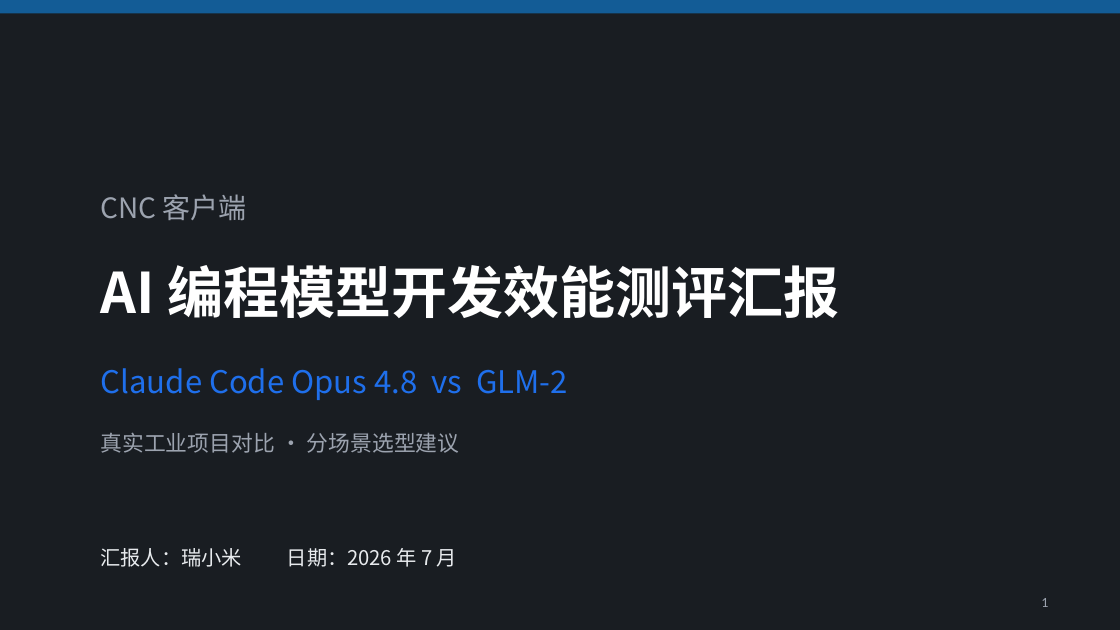
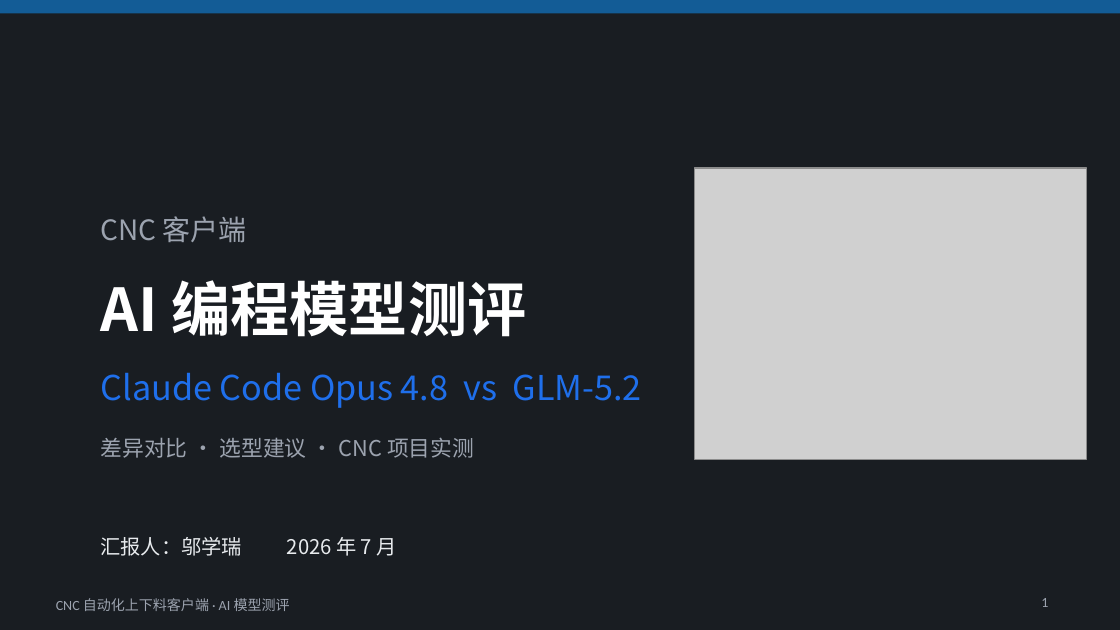
Before and after one commit to rui-xiaomi/CNC, a slide deck: slide 1 of docs/模型测评汇报.pptx. Drawn at 1120x630 pixels with LibreOffice and Linux fonts; fonts in the diff are those of the drawing; grey boxes stand for pictures. Boxes give left, top, right and bottom in pixels: in the first picture for what was removed or moved away, otherwise in the second. Text is boxed around its words. In the diff, an @@ line names an element or a change of style, - is before the commit and + after.

```diff
--- a/docs/模型测评汇报.pptx
+++ b/docs/模型测评汇报.pptx
@@ rectangle removed at (0, 0, 1120, 629) @@
@@ picture added at (694, 168, 1086, 459) @@
@@ text "CNC 客户端": place and size @@
-text "CNC 客户端" at (101, 194, 247, 220)
+text "CNC 客户端" at (101, 216, 247, 242)
@@ text at (101, 280, 526, 337): text changed; size 36 to 38 pt @@
-AI 编程模型开发效能测评汇报
+AI 编程模型测评
@@ text at (101, 372, 642, 408): text changed; size 20 to 22 pt @@
-Claude Code Opus 4.8 vs GLM-2
+Claude Code Opus 4.8 vs GLM-5.2
@@ text at (101, 437, 474, 458): text changed @@
-真实工业项目对比 · 分场景选型建议
+差异对比 · 选型建议 · CNC 项目实测
@@ text at (101, 537, 397, 556): text changed @@
-汇报人：瑞小米 日期：2026 年 7 月
+汇报人：邬学瑞 2026 年 7 月
@@ text added at (56, 598, 290, 611), 9 pt, text #9CA3AF @@
+CNC 自动化上下料客户端 · AI 模型测评
```
Also in this commit, not shown: 9 slides added, 13 slides removed, 7 other files.
